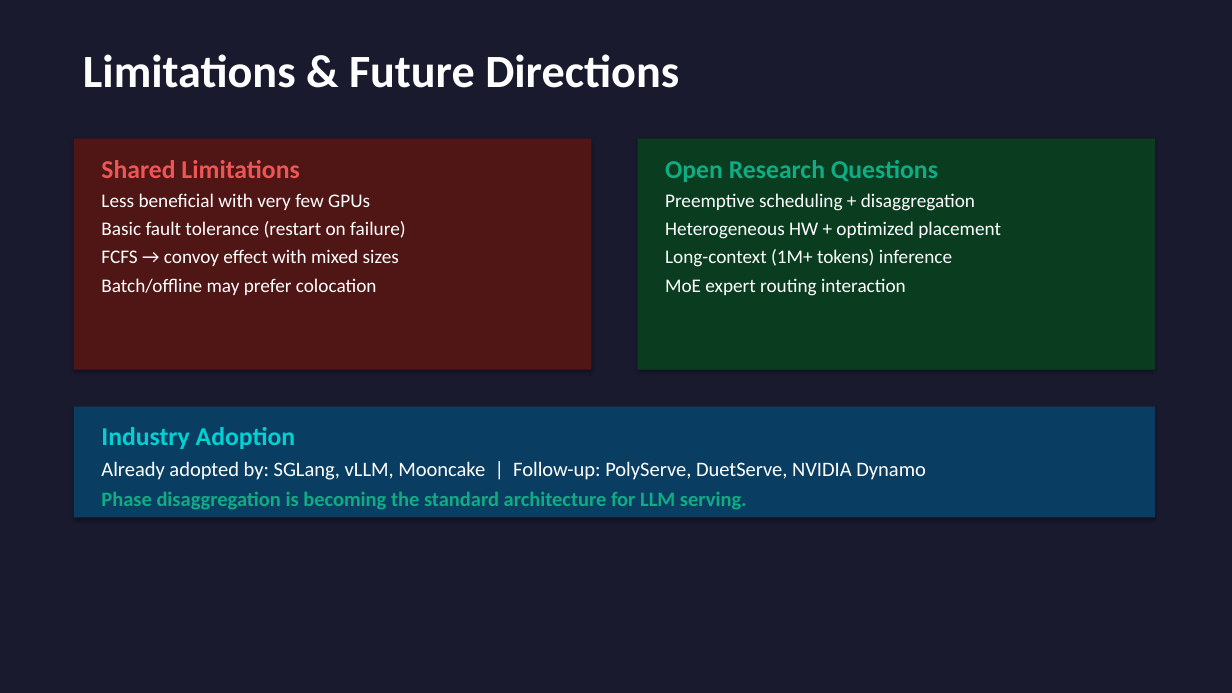
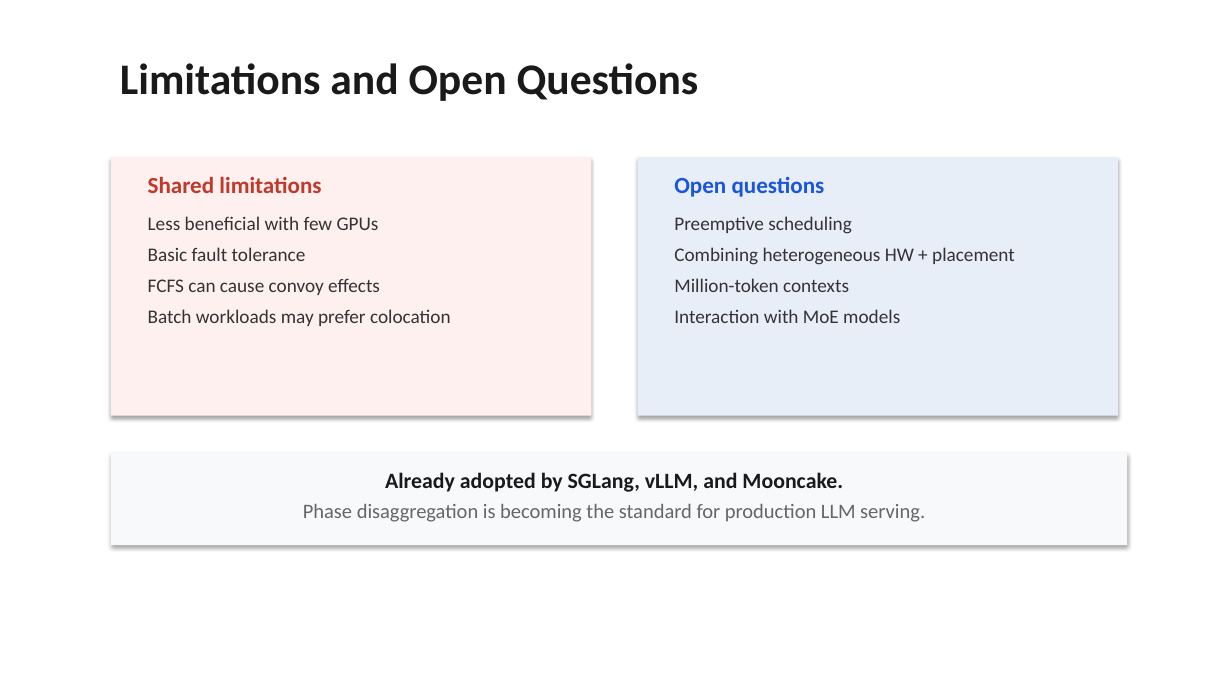
Before and after one commit to beratcelik1/llm-inference-phase-disaggregation, a slide deck: slide 22 of presentation/Phase_Disaggregation_LLM_Inference.pptx (slide 23 before the commit). Drawn at 1232x693 pixels with LibreOffice and Linux fonts; fonts in the diff are those of the drawing. Boxes give left, top, right and bottom in pixels: in the first picture for what was removed or moved away, otherwise in the second. Text is boxed around its words. In the diff, an @@ line names an element or a change of style, - is before the commit and + after.

```diff
--- a/presentation/Phase_Disaggregation_LLM_Inference.pptx
+++ b/presentation/Phase_Disaggregation_LLM_Inference.pptx
@@ background #1A1A2E to #FFFFFF @@
@@ text at [120, 63, 699, 101]: text changed; size 36 to 34 pt; text colour #FFFFFF to #1A1A1A @@
-Limitations & Future Directions
+Limitations and Open Questions
@@ rectangle: place and size @@
-rectangle at [74, 139, 592, 370]
+rectangle at [111, 157, 592, 416]
@@ rectangle at [111, 157, 592, 416]: fill #501515 to #FDF0EF @@
@@ text at [148, 177, 451, 326]: text changed; text colour #FFFFFF to #333333 @@
-Shared Limitations
-Less beneficial with very few GPUs
-Basic fault tolerance (restart on failure)
-FCFS → convoy effect with mixed sizes
-Batch/offline may prefer colocation
+Shared limitations
+Less beneficial with few GPUs
+Basic fault tolerance
+FCFS can cause convoy effects
+Batch workloads may prefer colocation
@@ rectangle: place and size @@
-rectangle at [638, 139, 1155, 370]
+rectangle at [638, 157, 1118, 416]
@@ rectangle at [638, 157, 1118, 416]: fill #0A3D20 to #E8EEF8 @@
@@ text at [674, 177, 1015, 323]: text changed; text colour #FFFFFF to #333333 @@
-Open Research Questions
-Preemptive scheduling + disaggregation
-Heterogeneous HW + optimized placement
-Long-context (1M+ tokens) inference
-MoE expert routing interaction
+Open questions
+Preemptive scheduling
+Combining heterogeneous HW + placement
+Million-token contexts
+Interaction with MoE models
@@ rectangle: place and size @@
-rectangle at [74, 407, 1155, 518]
+rectangle at [111, 453, 1128, 545]
@@ rectangle at [111, 453, 1128, 545]: fill #0A3D62 to #F8F9FA @@
@@ text at [303, 472, 925, 522]: text changed; text colour #FFFFFF to #666666; bold off @@
-Industry Adoption
-Already adopted by: SGLang, vLLM, Mooncake | Follow-up: PolyServe, DuetServe, NVIDIA Dynamo
-Phase disaggregation is becoming the standard architecture for LLM serving.
+Already adopted by SGLang, vLLM, and Mooncake.
+Phase disaggregation is becoming the standard for production LLM serving.
```
Also in this commit, not shown: 18 other slides changed, 5 slides added, 6 slides removed, 4 other files.
